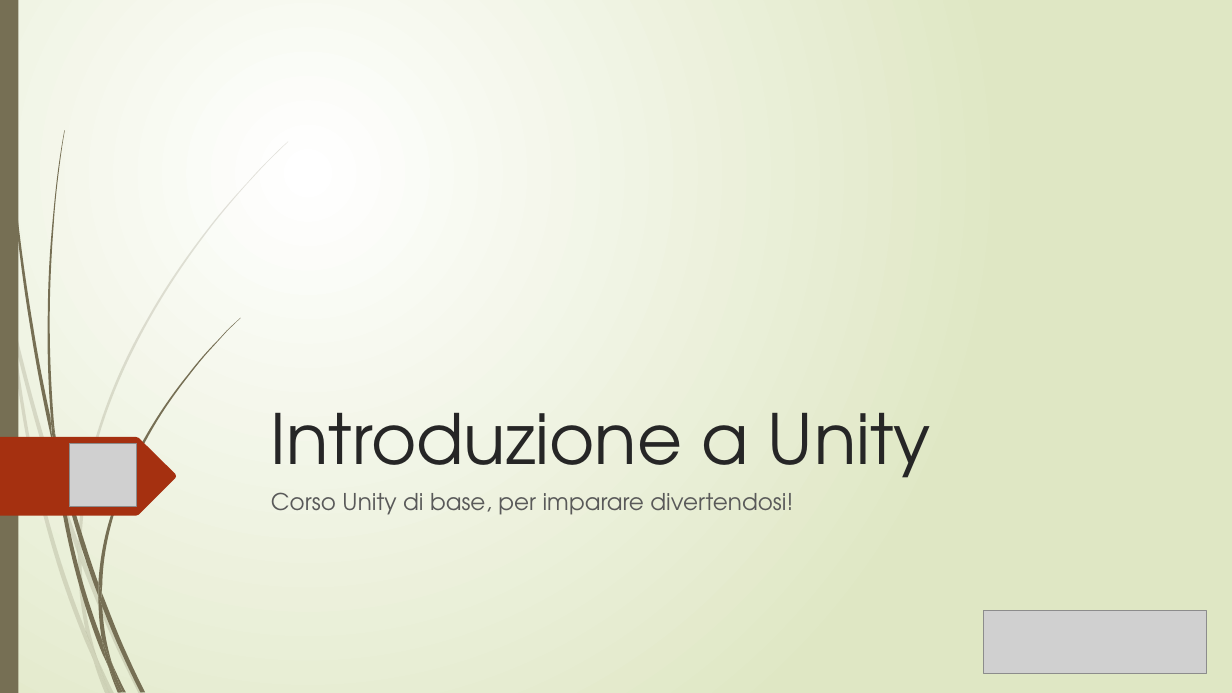
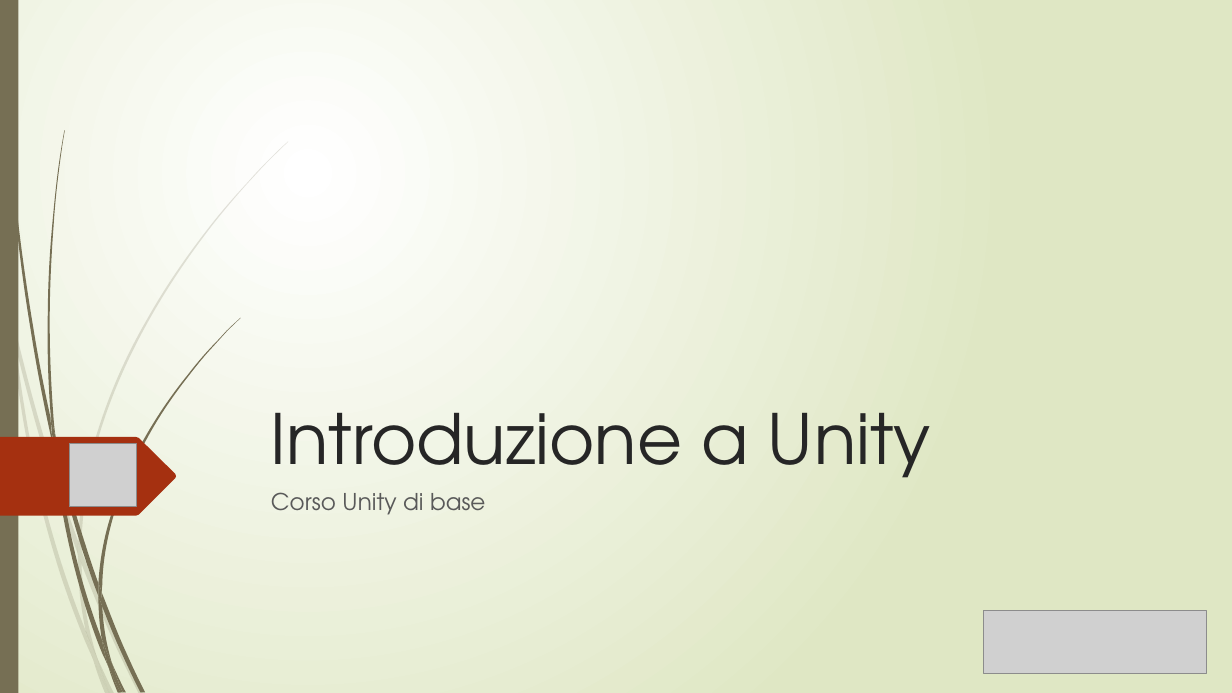
Before and after one commit to Looooord/Corso-Unity, a slide deck: slide 1 of Crea il tuo videogioco.pptx. Drawn at 1232x693 pixels with LibreOffice and Linux fonts; fonts in the diff are those of the drawing; grey boxes stand for pictures. Boxes give left, top, right and bottom in pixels: in the first picture for what was removed or moved away, otherwise in the second. Text is boxed around its words. In the diff, an @@ line names an element or a change of style, - is before the commit and + after.

```diff
--- a/Crea il tuo videogioco.pptx
+++ b/Crea il tuo videogioco.pptx
@@ subtitle at bbox=[271, 492, 485, 515]: text changed @@
-Corso Unity di base, per imparare divertendosi!
+Corso Unity di base
```
Also in this commit, not shown: 4 other slides changed, 2 slides added, 31 other files.
